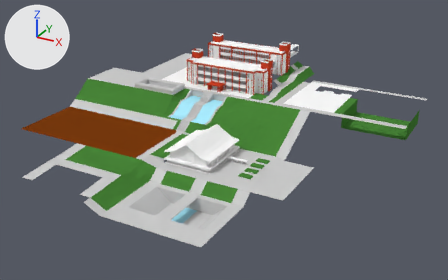
One commit to the Blender file _Models/map.blend: the scene before it, then after it.
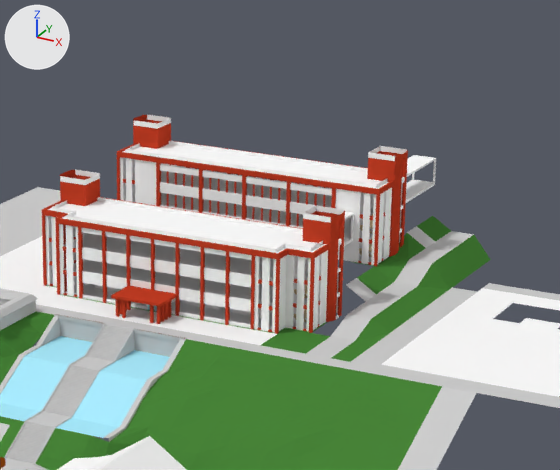
Each version is shown whole from a 50 mm lens placed at (548.0, -948.0, 383.0), pointed at (77.0, -90.0, -46.0), then close up on the part from 39% to 75% of the width and 0% to 48% of the height. Lighting does not change. The marker at upper left points along +X, +Y and +Z.

Names of what the first close-up shows: 'lib_walls', 'school_ba_ground', 'school_ba_walls', 'school_bb_ground', 'school_bb_walls', 'terrain', 'walkroad'.
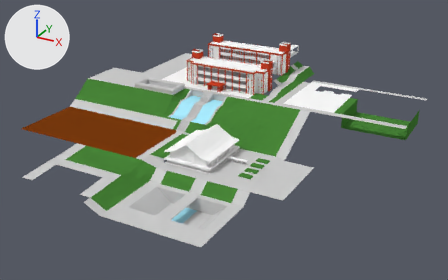
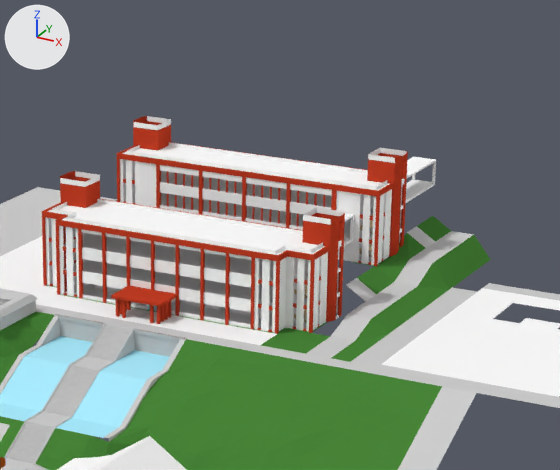
Boxes [x1, y1, x2, y2] around the edits, measured in the close-ups (560 x 470 px; the box of a moved part takes in the faces that stretch with it):
'school_ba_walls', reshaped
    before: [42, 169, 354, 334]
    after: [42, 171, 354, 334]
'school_bb_walls', reshaped
    before: [117, 114, 436, 266]
    after: [117, 116, 436, 266]
part 1 of me_walls_000, moved or reshaped
    before: [117, 114, 436, 250]
    after: [117, 116, 436, 250]
part 2 of me_walls_012, moved or reshaped
    before: [52, 197, 323, 253]
    after: [52, 199, 323, 255]
part 3 of me_walls_012, moved or reshaped
    before: [345, 212, 353, 218]
    after: [345, 213, 353, 220]
part 4 of me_walls_012, moved or reshaped
    before: [305, 215, 353, 260]
    after: [305, 217, 353, 260]
part 5 of me_walls_012, moved or reshaped
    before: [42, 169, 354, 284]
    after: [42, 171, 354, 284]
part 6 of me_walls_012, moved or reshaped
    both: [304, 275, 308, 305]

The change in detail:
me_walls_000 is used by ob_school_bb_walls; parent ob_school_block_b; location (0.0, 82.0, 13.5); scale (2.0, 2.0, 2.0).
me_walls_000 had 2163 vertices, 1337 faces, 17 loose edges and spanned x -38.5..46.0, y 18.0..59.5, z 0.0..28.8.
me_walls_000 now has 2203 vertices, 1428 faces, 17 loose edges and spans x -38.5..46.0, y 18.0..59.5, z 0.0..28.2.
me_walls_000 part 1: 347 vertices moved from x -38.5..46.0, y 18.0..59.5, z 0.0..28.8 to x -38.5..46.0, y 18.0..59.5, z 0.0..28.2; 30 vertices removed from x -37.5..44.5, y 18.5..59.5, z 20.2..21.8; 70 vertices added at x -37.0..44.5, y 18.5..59.5, z 0.0..20.8.
me_walls_012 is used by ob_school_ba_walls; parent ob_school_block_a; location (0.0, 0.0, 0.0).
me_walls_012 had 2451 vertices, 1932 faces, 17 loose edges and spanned x -38.5..46.0, y 4.0..59.5, z 0.0..28.8.
me_walls_012 now has 2451 vertices, 1932 faces, 17 loose edges and spans x -38.5..46.0, y 4.0..59.5, z 0.0..28.2.
me_walls_012 part 2: the loose piece of 18 vertices spanning x -35.5..43.0, y 15.0..34.5, z 21.2..22.2 is moved by (0.0, 0.0, -0.5).
me_walls_012 part 3: 8 of the vertices in x 37.0, y 35.5..59.5, z 20.2..20.8 are moved by (-0.2, 0.0, -0.5).
me_walls_012 part 4: all 5 vertices in x 37.0, y 35.5..59.5, z 13.5 are moved by (-0.2, 0.0, 0.0).
me_walls_012 part 5: 401 of the vertices in x -38.5..46.0, y 13.0..59.5, z 20.2..28.8 are moved by (0.0, 0.0, -0.5).
me_walls_012 part 6: all 14 vertices in x 31.9, y 35.5..59.5, z 0.0..13.5 are moved by (0.2, 0.0, 0.0).
